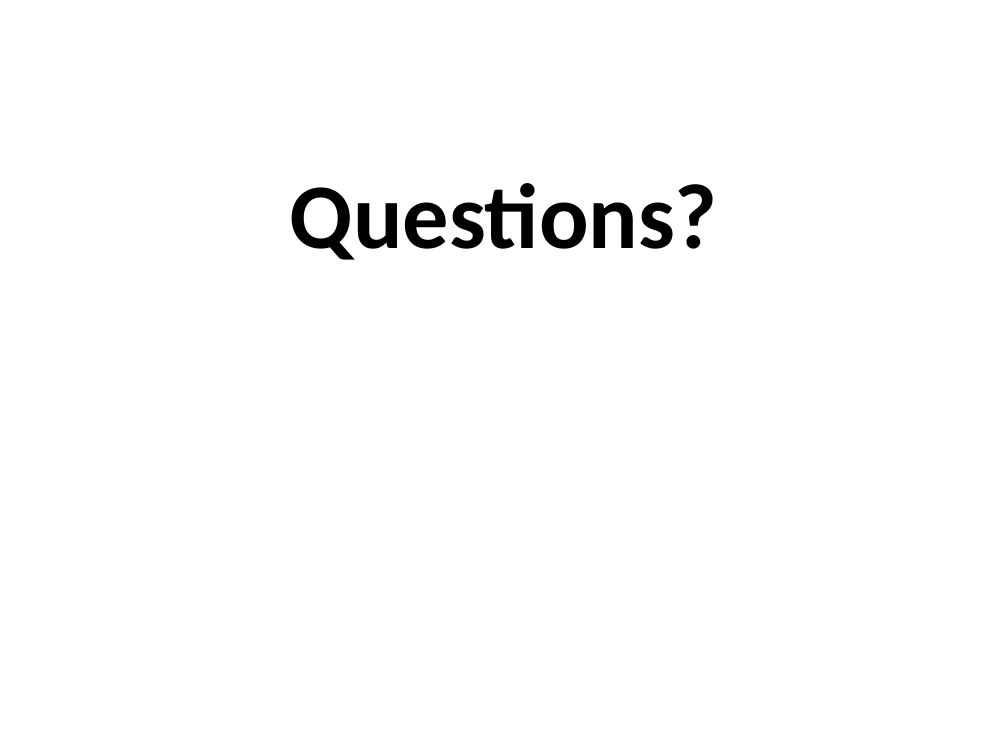
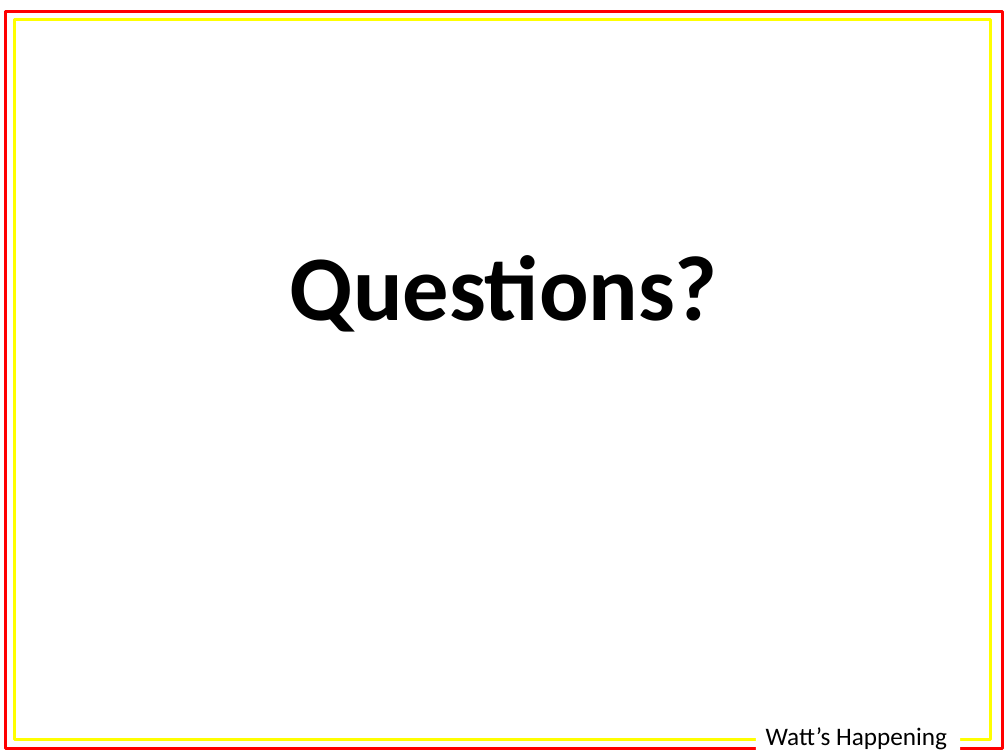
Before and after one commit to alexisfisher/watts-happening, a slide deck: slide 14 of docs/presentation/Presentation.pptx (slide 13 before the commit). Drawn at 1008x756 pixels with LibreOffice and Linux fonts; fonts in the diff are those of the drawing. Boxes give left, top, right and bottom in pixels: in the first picture for what was removed or moved away, otherwise in the second. Text is boxed around its words. In the diff, an @@ line names an element or a change of style, - is before the commit and + after.

```diff
--- a/docs/presentation/Presentation.pptx
+++ b/docs/presentation/Presentation.pptx
@@ rectangle added at <box>5,12,1003,749</box>, outline #FF0000 2 pt @@
@@ rectangle added at <box>14,19,991,740</box>, outline #FFFF00 2 pt @@
@@ text "Questions?": place and size @@
-text "Questions?" at <box>290,183,718,260</box>
+text "Questions?" at <box>290,255,718,332</box>
@@ text added at <box>766,727,947,750</box>, 18 pt, text #000000 @@
+Watt’s Happening
```
Also in this commit, not shown: 10 other slides changed, 3 slides added, 2 slides removed, 1 other file.
